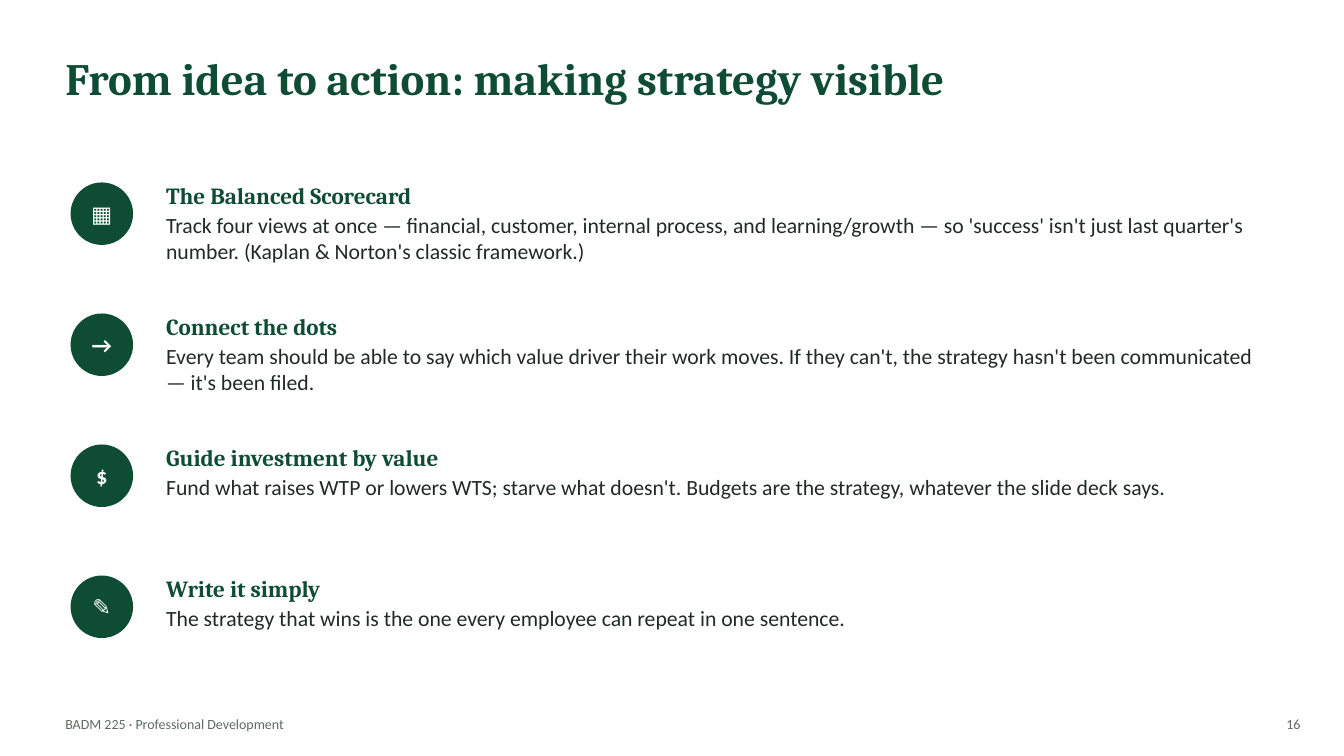
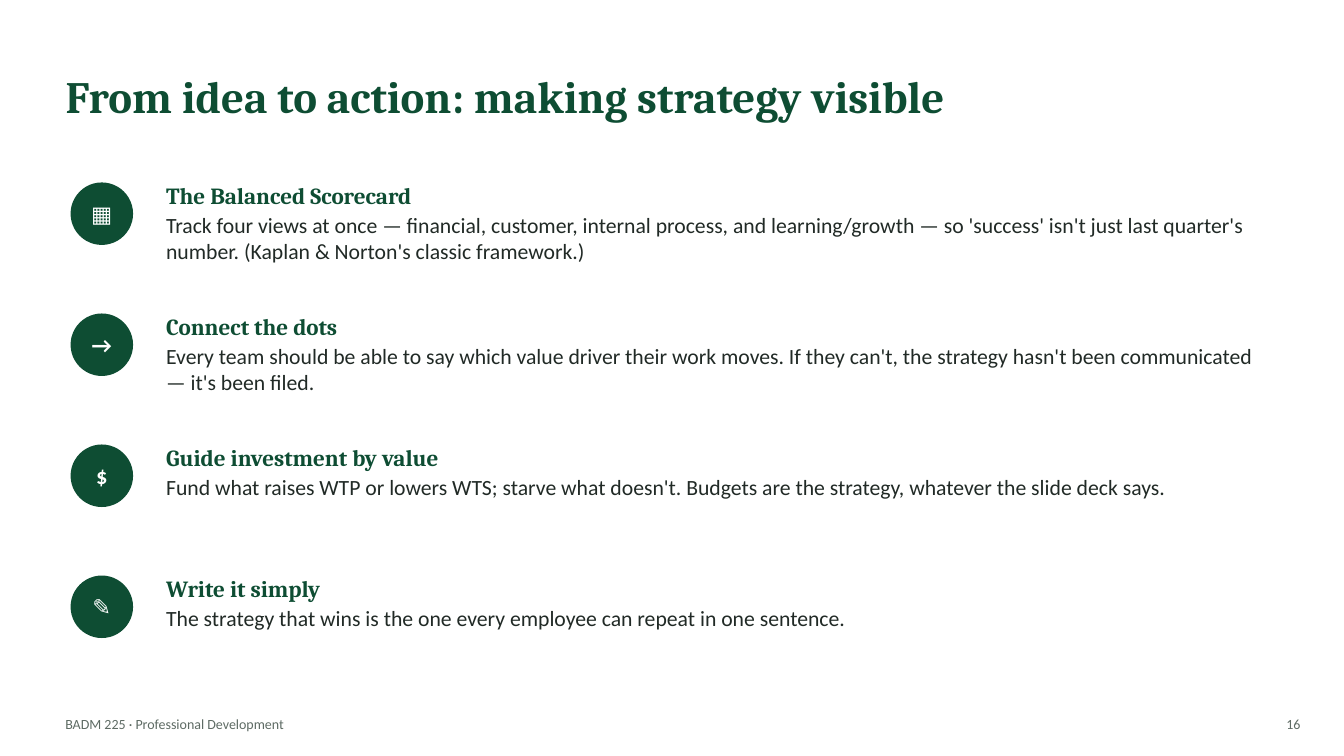
Before and after one commit to dbussan/badm-225, a slide deck: slide 16 of slides/career/business-strategy-essentials.pptx. Drawn at 1344x756 pixels with LibreOffice and Linux fonts; fonts in the diff are those of the drawing. Boxes give left, top, right and bottom in pixels: in the first picture for what was removed or moved away, otherwise in the second. Text is boxed around its words. In the diff, an @@ line names an element or a change of style, - is before the commit and + after.

Commit message:
Accessibility hardening: true title placeholders on all slides, WCAG-passing bullet contrast (5.37:1)

```diff
--- a/slides/career/business-strategy-essentials.pptx
+++ b/slides/career/business-strategy-essentials.pptx
@@ title "From idea to action: making ..." at (x1=66, y1=82, x2=944, y2=123): vertical alignment top to middle @@
```
Also in this commit, not shown: 19 other slides changed, 3 other files.
